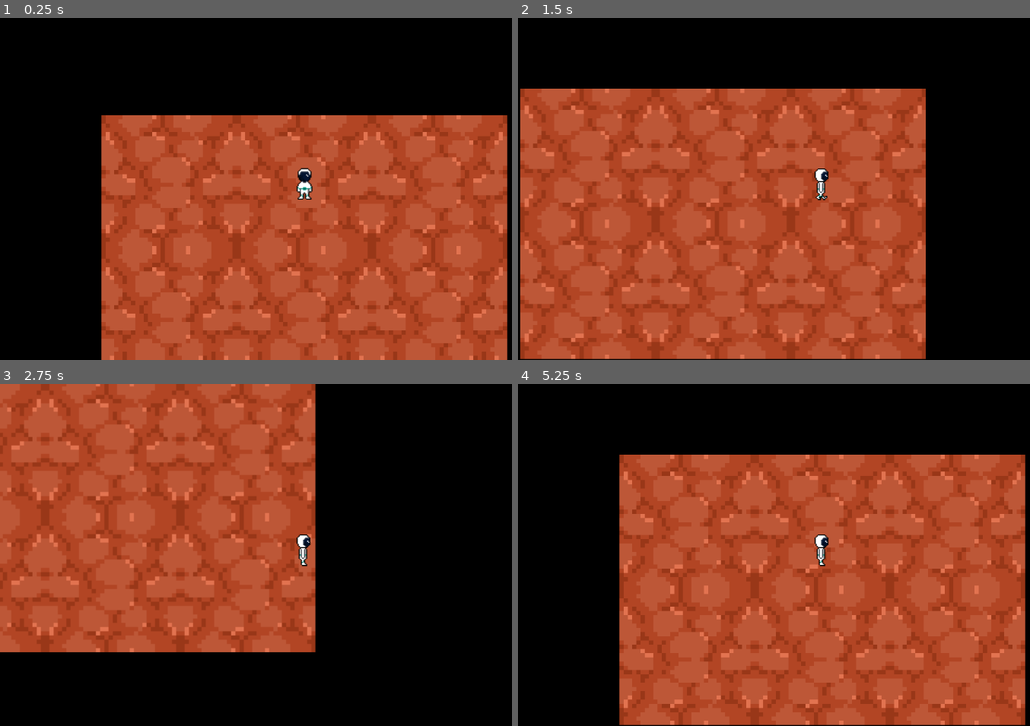
Above: before the commit, frames 1-4 (two rows, left to right).
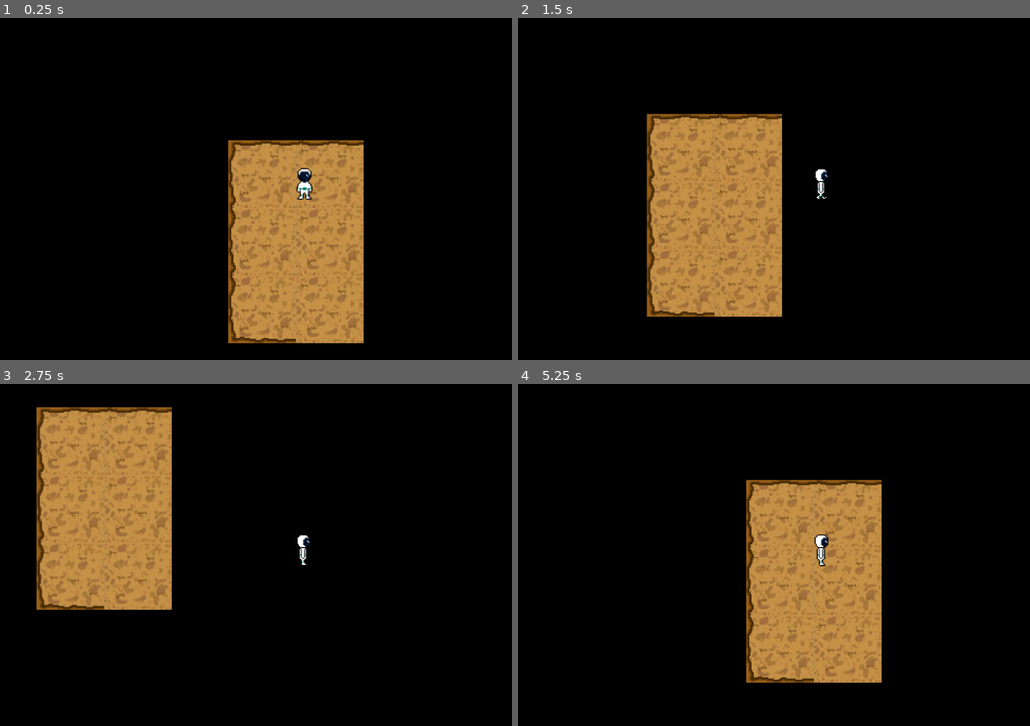
Above: after the commit, the same moments.

Repository: Sh1mmer1/MazeRunner
Game: Godot game, scene res://World/main_2.tscn
Two runs of this game, one before a commit and one after it. Both use one fixed random seed, a clock stepped at 60 frames per second and the inputs below. This scene is started directly instead of the project's main scene.
Inputs:
- Up to frame 1 (0.25 s): no input
- Up to frame 2 (1.5 s): tap Enter at 0.5 s; hold D (right) 0.53-1.28 s; hold S (down) from 1.28 s (still down)
- Up to frame 3 (2.75 s): release S (down) at 2.03 s; hold D (right) from 2.03 s (still down)
- Up to frame 4 (5.25 s): release D (right) at 2.78 s; hold W (up) 2.78-3.53 s; hold A (left) 3.53-5.03 s; hold S (down) from 5.03 s (still down)

The runs differ from the first frame. In frame 1, 57% of the frame differs, in the area x 19-100%, y 28-100%; in frame 2, 63%; in frame 3, 48%; in frame 4, 63%, in the area x 19-100%, y 20-100%.

Commit message:
Map2

Diff:
--- a/World/main.tscn
+++ b/World/main.tscn
@@ -973,7 +973,7 @@
 process_mode = 1
 
 [node name="Gun" parent="TileMap/Gun" instance=ExtResource("14_acdem")]
-position = Vector2(-85, 122)
+position = Vector2(174, -42)
 scale = Vector2(0.5, 0.5)
 script = ExtResource("15_g1gkp")
 
@@ -1000,7 +1000,7 @@
 volume_db = -25.0
 
 [node name="EnemyType1" parent="TileMap" instance=ExtResource("21_4l85l")]
-position = Vector2(67, -521)
+position = Vector2(88, 334)
 scale = Vector2(0.1, 0.1)
 
 [node name="Sleepy" type="Node2D" parent="TileMap"]
--- a/World/main_2.tscn
+++ b/World/main_2.tscn
@@ -1,24 +1,64 @@
-[gd_scene load_steps=7 format=3 uid="uid://c1o8k3fu2daei"]
+[gd_scene load_steps=19 format=3 uid="uid://c1o8k3fu2daei"]
 
+[ext_resource type="Texture2D" uid="uid://br8rjxqbopw2b" path="res://Assets/Map - lvl3/sprite_map30.png" id="1_y2dqg"]
+[ext_resource type="Texture2D" uid="uid://cwxjncestsv4u" path="res://Assets/Map - lvl3/sprite_map31.png" id="2_70i60"]
 [ext_resource type="PackedScene" uid="uid://ca4jhs7rwnae1" path="res://Charecters/Player/Player.tscn" id="2_ravjw"]
 [ext_resource type="Texture2D" uid="uid://c5a75oilnxppc" path="res://Assets/Map - lvl2/tile_main_v2222.png" id="3_1i12u"]
 [ext_resource type="PackedScene" uid="uid://crgynbxlgkicu" path="res://pause_menu.tscn" id="3_ayt6e"]
 [ext_resource type="Theme" uid="uid://dw8bd56pouxai" path="res://UI/game_theme.tres" id="4_fnv0n"]
+[ext_resource type="Texture2D" uid="uid://b03odot80i8kf" path="res://Assets/Map - lvl3/sprite_map32.png" id="4_gbwcq"]
+[ext_resource type="Texture2D" uid="uid://df188ilnh5tfi" path="res://Assets/Map - lvl3/sprite_map33.png" id="5_cw8w5"]
+[ext_resource type="Texture2D" uid="uid://c1viho4h5b1hh" path="res://Assets/Map - lvl3/sprite_map34.png" id="6_s1p6v"]
+[ext_resource type="Texture2D" uid="uid://wvff32j6ip1t" path="res://Assets/Map - lvl3/sprite_map35.png" id="7_ltmj4"]
+
+[sub_resource type="TileSetAtlasSource" id="TileSetAtlasSource_wnbww"]
+texture = ExtResource("1_y2dqg")
+0:0/size_in_atlas = Vector2i(8, 8)
+0:0/0 = 0
+
+[sub_resource type="TileSetAtlasSource" id="TileSetAtlasSource_6rw0i"]
+texture = ExtResource("2_70i60")
 
 [sub_resource type="TileSetAtlasSource" id="TileSetAtlasSource_6ucex"]
 texture = ExtResource("3_1i12u")
 0:0/size_in_atlas = Vector2i(16, 16)
 0:0/0 = 0
 
+[sub_resource type="TileSetAtlasSource" id="TileSetAtlasSource_d4l6m"]
+texture = ExtResource("4_gbwcq")
+0:0/size_in_atlas = Vector2i(8, 8)
+0:0/0 = 0
+
+[sub_resource type="TileSetAtlasSource" id="TileSetAtlasSource_2utij"]
+texture = ExtResource("5_cw8w5")
+0:0/size_in_atlas = Vector2i(8, 8)
+0:0/0 = 0
+
+[sub_resource type="TileSetAtlasSource" id="TileSetAtlasSource_7fo2b"]
+texture = ExtResource("6_s1p6v")
+0:0/size_in_atlas = Vector2i(8, 8)
+0:0/0 = 0
+
+[sub_resource type="TileSetAtlasSource" id="TileSetAtlasSource_yi3p0"]
+texture = ExtResource("7_ltmj4")
+0:0/size_in_atlas = Vector2i(8, 8)
+0:0/0 = 0
+
 [sub_resource type="TileSet" id="TileSet_vm5l6"]
 sources/2 = SubResource("TileSetAtlasSource_6ucex")
+sources/0 = SubResource("TileSetAtlasSource_wnbww")
+sources/1 = SubResource("TileSetAtlasSource_6rw0i")
+sources/3 = SubResource("TileSetAtlasSource_d4l6m")
+sources/4 = SubResource("TileSetAtlasSource_2utij")
+sources/5 = SubResource("TileSetAtlasSource_7fo2b")
+sources/6 = SubResource("TileSetAtlasSource_yi3p0")
 
 [node name="main2" type="Node2D"]
 
 [node name="TileMap" type="TileMap" parent="."]
 tile_set = SubResource("TileSet_vm5l6")
 format = 2
-layer_0/tile_data = PackedInt32Array(262152, 2, 0, 262168, 2, 0, 327672, 2, 0, 1376248, 2, 0, 1310728, 2, 0, 1310744, 2, 0)
+layer_0/tile_data = PackedInt32Array(196611, 6, 0, 720899, 5, 0, 196619, 4, 0, 1245187, 3, 0, 720907, 0, 0, 1245195, 0, 0)
 
 [node name="Player" parent="TileMap" instance=ExtResource("2_ravjw")]
 position = Vector2(136, 84)
Binary file added: Assets/Map - lvl3/sprite_map30.png
Not shown, added: Assets/Map - lvl3/sprite_map30.png.import
Binary file added: Assets/Map - lvl3/sprite_map31.png
Not shown, added: Assets/Map - lvl3/sprite_map31.png.import
Binary file added: Assets/Map - lvl3/sprite_map32.png
Not shown, added: Assets/Map - lvl3/sprite_map32.png.import
Binary file added: Assets/Map - lvl3/sprite_map33.png
Not shown, added: Assets/Map - lvl3/sprite_map33.png.import
Binary file added: Assets/Map - lvl3/sprite_map34.png
Not shown, added: Assets/Map - lvl3/sprite_map34.png.import
Binary file added: Assets/Map - lvl3/sprite_map35.png
Not shown, added: Assets/Map - lvl3/sprite_map35.png.import
